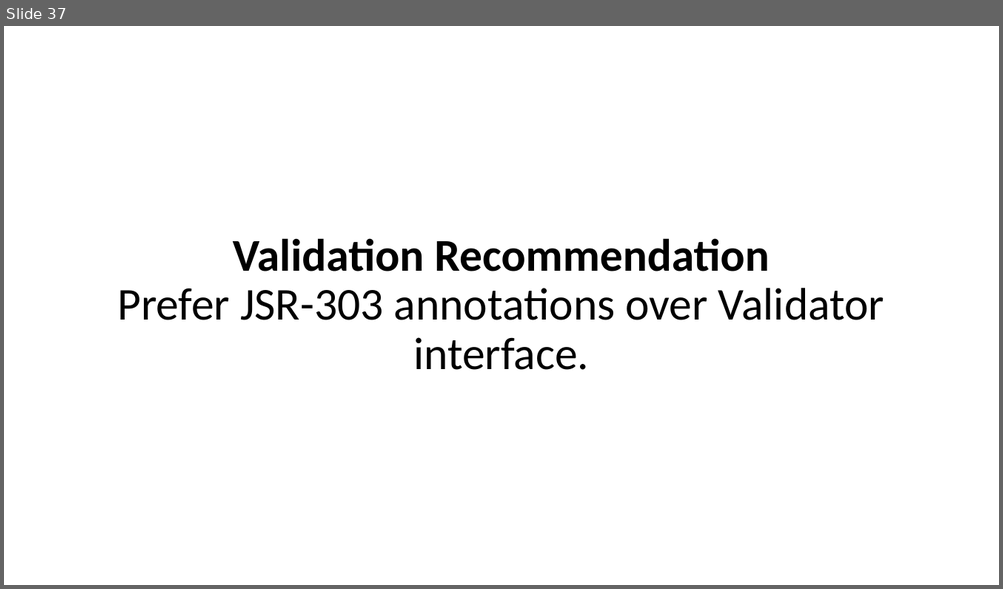
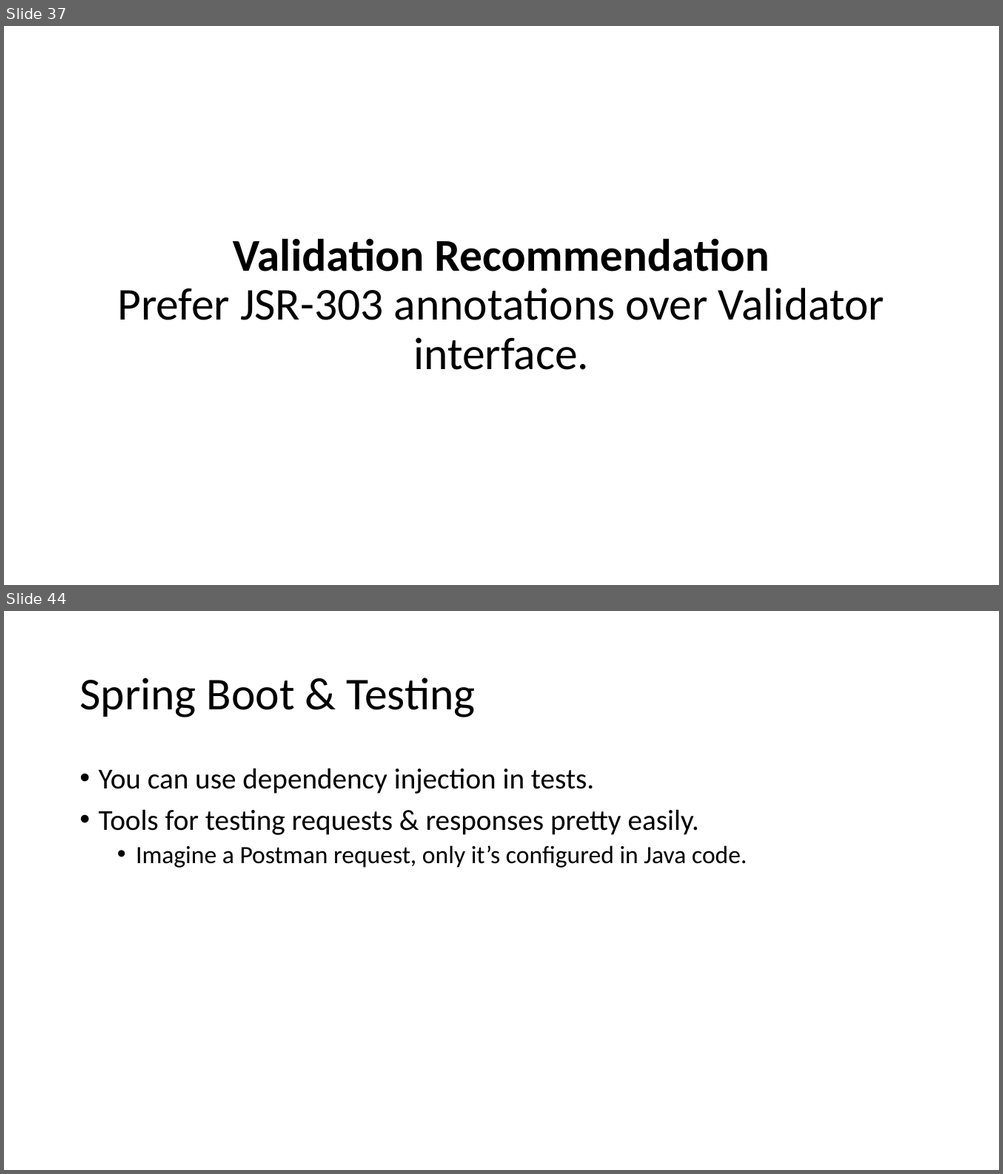
Before and after one commit to ryl/cybr406-2020, a slide deck: files/spring-boot-basics.pptx. Shown one above the other, each under a label of ours: slide 37 before the commit, slides 37 and 44 after it; the slides between them are not shown. The pictures are 1003x589 and 1003x1174 pixels, drawn with LibreOffice and Linux fonts; fonts in the diff are those of the drawing. Boxes give left, top, right and bottom in pixels: in the first picture for what was removed or moved away, otherwise in the second. Text is boxed around its words. In the diff, an @@ line names an element or a change of style, - is before the commit and + after.

```diff
--- a/files/spring-boot-basics.pptx
+++ b/files/spring-boot-basics.pptx
@@ slide 44 added at box(4, 611, 999, 1170), background #FFFFFF @@
@@ title added at box(79, 678, 475, 718), 44 pt, text #000000 @@
+Spring Boot & Testing
@@ text added at box(99, 768, 746, 868), 28 pt, text #000000 @@
+• You can use dependency injection in tests.
+• Tools for testing requests & responses pretty easily.
+  • Imagine a Postman request, only it’s configured in Java code.
```
Also in this commit, not shown: 7 other slides added, 1 other file.
